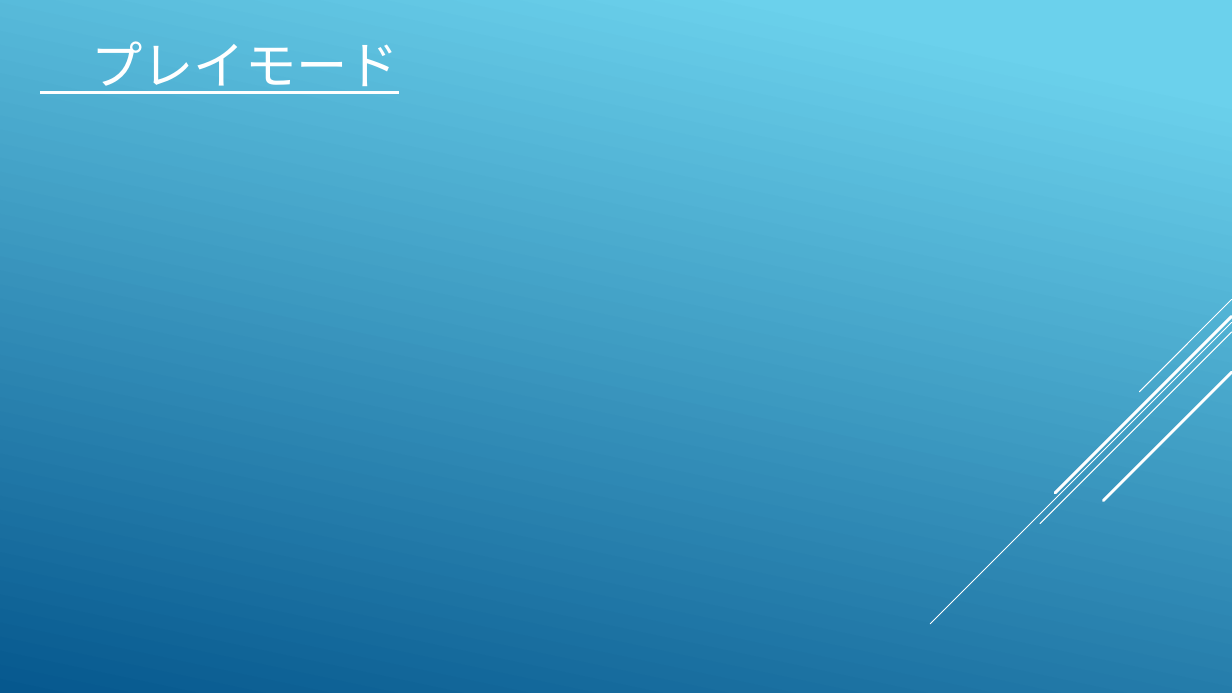
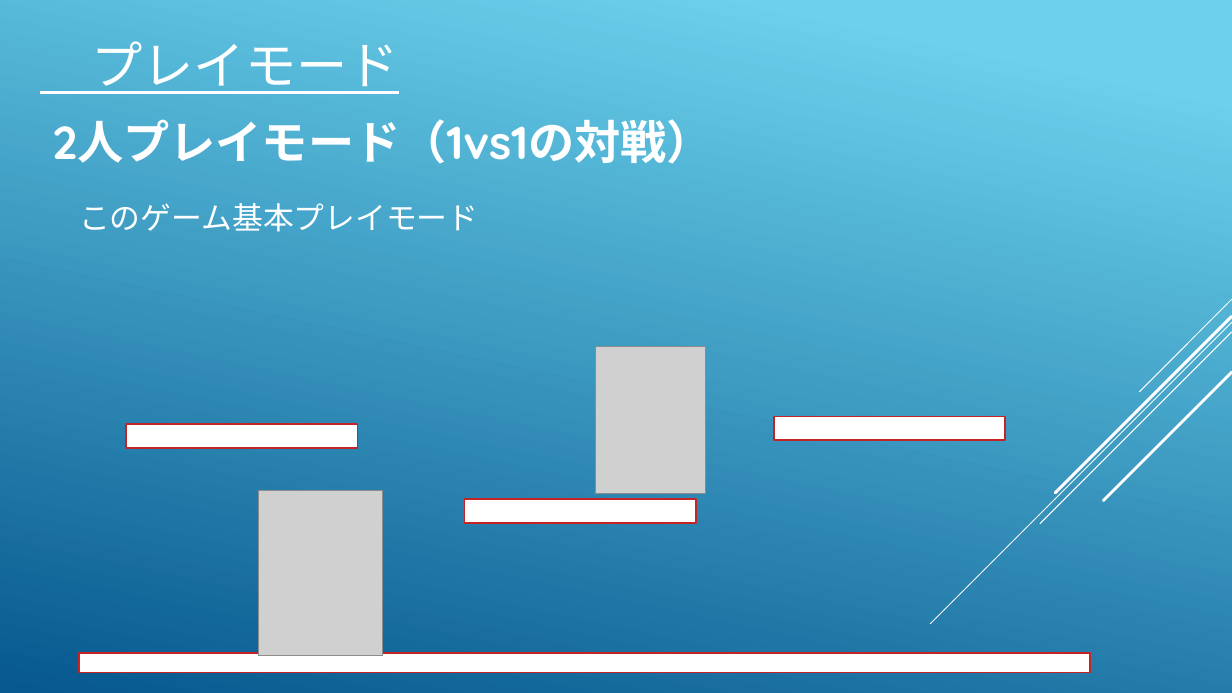
Before and after one commit to koike0723/Aso2020Winter, a slide deck: slide 17 of 企画書.pptx (slide 19 before the commit). Drawn at 1232x693 pixels with LibreOffice and Linux fonts; fonts in the diff are those of the drawing; grey boxes stand for pictures. Boxes give left, top, right and bottom in pixels: in the first picture for what was removed or moved away, otherwise in the second. Text is boxed around its words. In the diff, an @@ line names an element or a change of style, - is before the commit and + after.

```diff
--- a/企画書.pptx
+++ b/企画書.pptx
@@ text added at box(52, 119, 713, 164), 36 pt, text #FFFFFF, bold @@
+2人プレイモード（1vs1の対戦）
@@ text added at box(79, 203, 478, 232), 24 pt, text #FFFFFF @@
+このゲーム基本プレイモード
@@ picture added at box(595, 347, 705, 493) @@
@@ rectangle added at box(775, 417, 1006, 441), fill #FFFFFF, outline #C62324 1.25 pt @@
@@ rectangle added at box(127, 424, 359, 448), fill #FFFFFF, outline #C62324 1.25 pt @@
@@ picture added at box(259, 491, 383, 656) @@
@@ rectangle added at box(465, 499, 697, 523), fill #FFFFFF, outline #C62324 1.25 pt @@
@@ rectangle added at box(79, 653, 1091, 673), fill #FFFFFF, outline #C62324 1.25 pt @@
```
Also in this commit, not shown: 4 other slides changed, 8 slides added, 8 slides removed, 8 other files.
